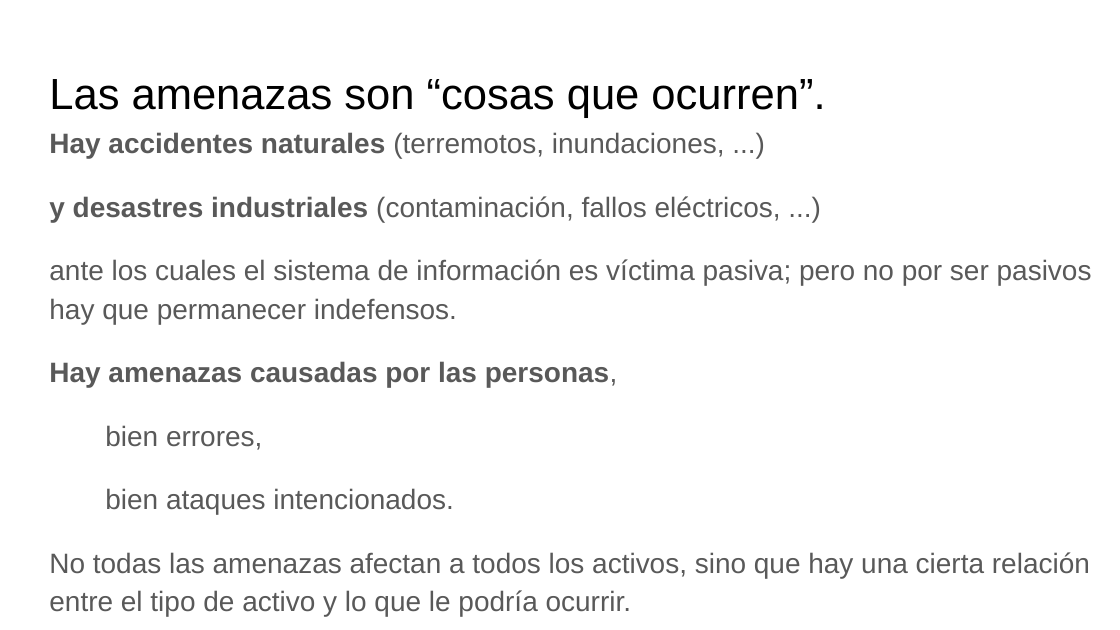
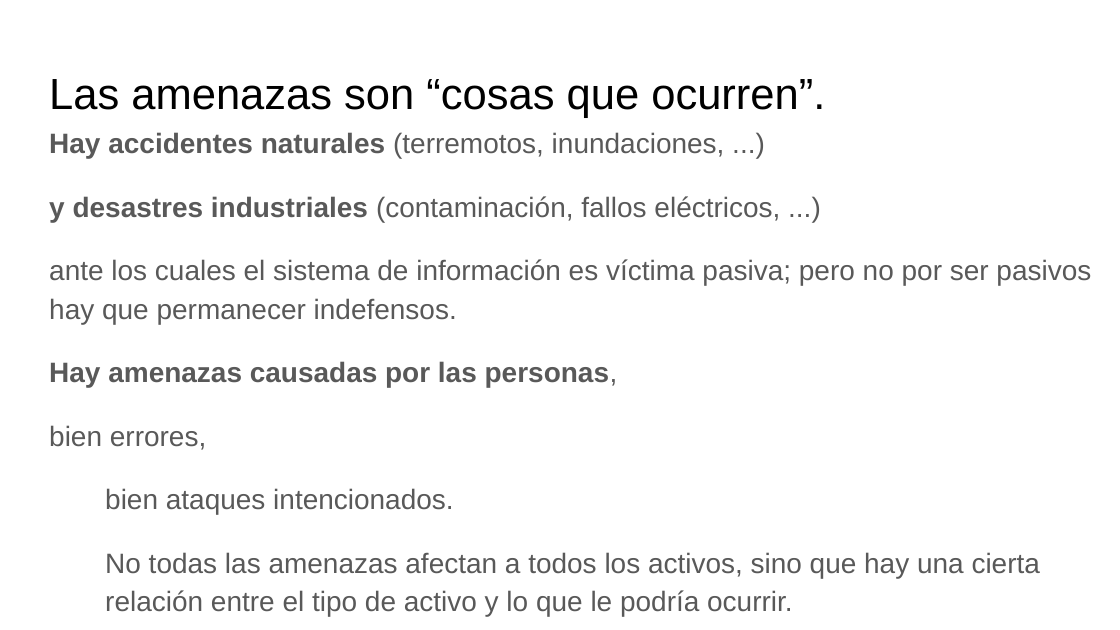
Before and after one commit to lucas-soria/facultad, a slide deck: slide 28 of 4° Año/1° Semestre/Seguridad informatica I/4 Teoria/Clase 3 Riesgo.pptx. Drawn at 1120x630 pixels with LibreOffice and Linux fonts; fonts in the diff are those of the drawing. Boxes give left, top, right and bottom in pixels: in the first picture for what was removed or moved away, otherwise in the second. Text is boxed around its words. In the diff, an @@ line names an element or a change of style, - is before the commit and + after.

```diff
--- a/4° Año/1° Semestre/Seguridad informatica I/4 Teoria/Clase 3 Riesgo.pptx
+++ b/4° Año/1° Semestre/Seguridad informatica I/4 Teoria/Clase 3 Riesgo.pptx
@@ text "Hay accidentes naturales (terremotos, inundaciones, ..." at [49, 132, 1091, 616]: indent changed @@
```
Also in this commit, not shown: 7 other slides changed, 2 slides added, 2 slides removed, 10 other files.
